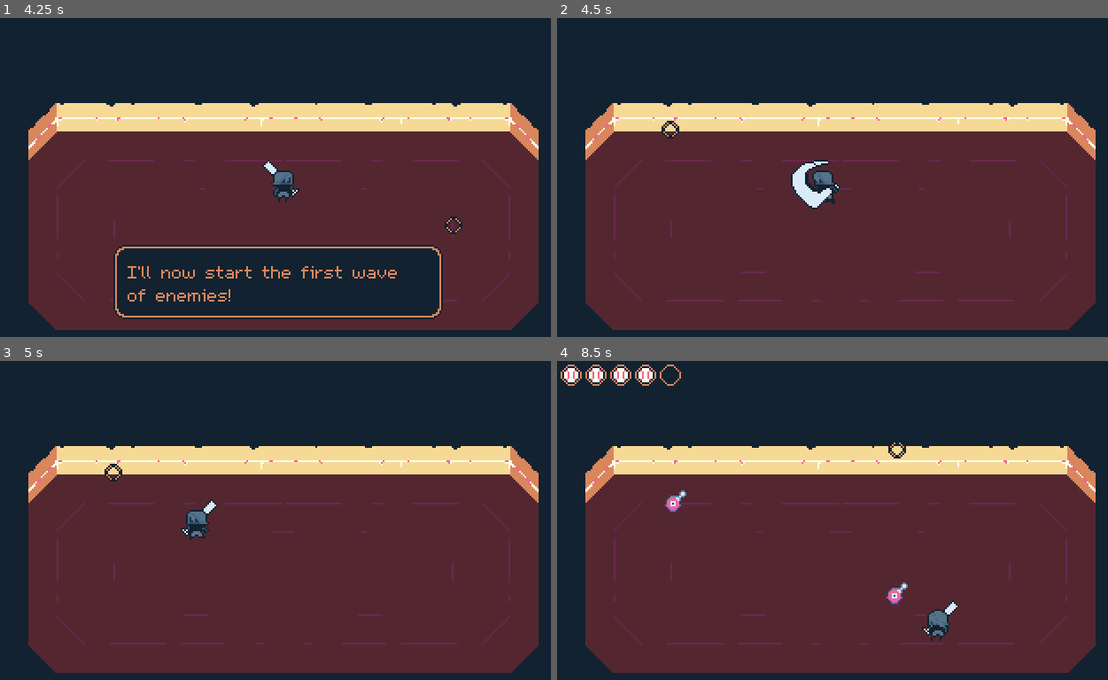
Above: before the commit, frames 1-4 (two rows, left to right).
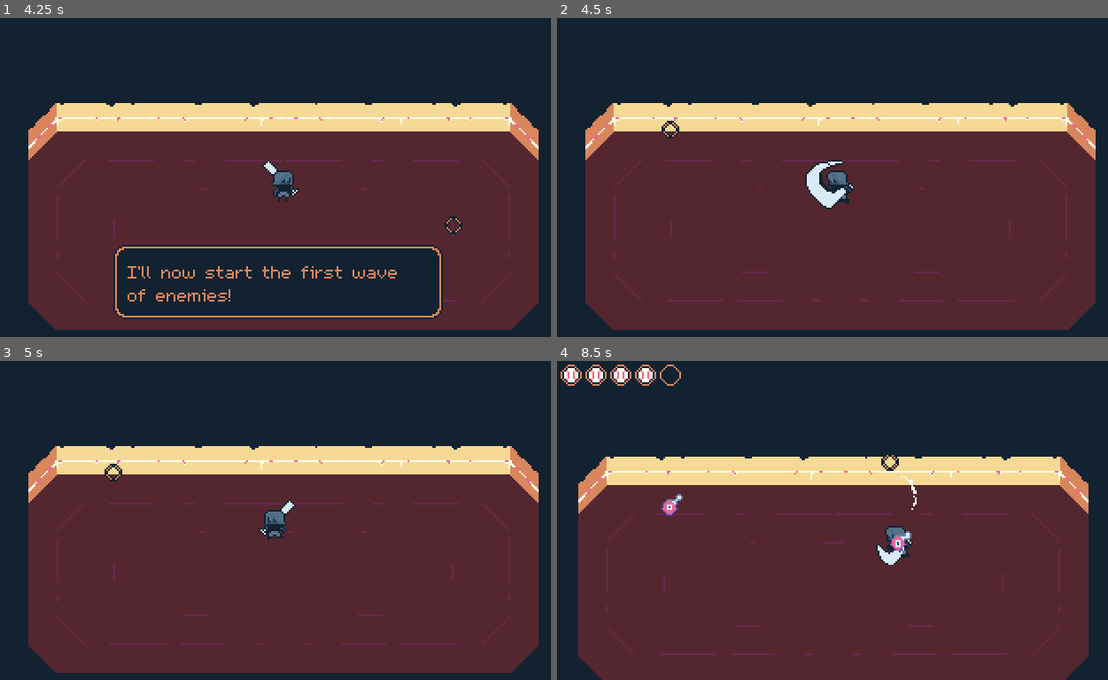
Above: after the commit, the same moments.

Repository: studio-starlight/brackeys-26-1
Game: Godot game, scene res://Scenes/Levels/game.tscn
Same seed, same stepped clock (60 frames per second), same inputs: the game is played once before the commit and once after it.
Inputs (mouse positions are in pixels of both pictures, inside the frame that each line leads up to):
- Up to frame 1 (4.25 s): move the mouse to (407, 161) at 0.52 s; press the mouse at (407, 161) at 0.53 s; hold D (right) 0.53-1.28 s; move the mouse to (170, 193) at 1.27 s; release the mouse at (170, 193) at 1.28 s; hold S (down) 1.28-2.03 s; click (170, 193) at 1.35 s; tap Enter at 2 s; move the mouse to (341, 107) at 2.02 s; press the mouse at (341, 107) at 2.03 s; hold D (right) 2.03-2.78 s; move the mouse to (253, 241) at 2.77 s; release the mouse at (253, 241) at 2.78 s; hold W (up) 2.78-3.53 s; click (253, 241) at 2.85 s; move the mouse to (451, 225) at 3.52 s; press the mouse at (451, 225) at 3.53 s; hold A (left) from 3.53 s (still down)
- Up to frame 2 (4.5 s): keep holding A (left); tap Space at 4.25 s; move the mouse to (672, 129) at 4.27 s; release the mouse at (672, 129) at 4.28 s; click (672, 129) at 4.35 s
- Up to frame 3 (5 s): keep holding A (left)
- Up to frame 4 (8.5 s): move the mouse to (871, 520) at 5.02 s; release A (left) at 5.03 s; press the mouse at (871, 520) at 5.03 s; hold S (down) 5.03-5.78 s; move the mouse to (755, 440) at 5.77 s; release the mouse at (755, 440) at 5.78 s; hold D (right) 5.78-6.53 s; click (755, 440) at 5.85 s; move the mouse to (964, 504) at 6.52 s; press the mouse at (964, 504) at 6.53 s; hold W (up) 6.53-7.28 s; move the mouse to (727, 536) at 7.27 s; release the mouse at (727, 536) at 7.28 s; hold D (right) 7.28-8.03 s; click (727, 536) at 7.35 s; move the mouse to (898, 450) at 8.02 s; press the mouse at (898, 450) at 8.03 s; hold S (down) from 8.03 s (still down)

Frame 1 is identical in both runs. In frame 2, 1.2% of the frame differs, in the area x 42-55%, y 44-60%; in frame 3, 0.8%; in frame 4, 14%, in the area x 3-98%, y 25-100%.

Commit message:
Improved Enemy and Player

Diff:
--- a/Resources/Stats/enemy_charger.tres
+++ /dev/null
@@ -1,11 +0,0 @@
-[gd_resource type="Resource" script_class="Stats" format=3 uid="uid://d4d4fi1t8gvle"]
-
-[ext_resource type="Script" uid="uid://cf607d0xssiui" path="res://Resources/Stats/stats.gd" id="1_ji2cu"]
-
-[resource]
-script = ExtResource("1_ji2cu")
-health = 20.0
-speed = 10.0
-defense = 5.0
-attack = 2.0
-metadata/_custom_type_script = "uid://cf607d0xssiui"
--- /dev/null
+++ b/Resources/Stats/player_stats.tres
@@ -0,0 +1,10 @@
+[gd_resource type="Resource" script_class="Stats" format=3 uid="uid://c7ul7ftey5mdn"]
+
+[ext_resource type="Script" uid="uid://cf607d0xssiui" path="res://Resources/Stats/stats.gd" id="1_o5hs6"]
+
+[resource]
+script = ExtResource("1_o5hs6")
+max_health = 5.0
+speed = 50.0
+attack = 5.0
+metadata/_custom_type_script = "uid://cf607d0xssiui"
--- a/Resources/Stats/basic_enemy.tres
+++ b/Resources/Stats/runner_stats.tres
@@ -1,10 +1,10 @@
 [gd_resource type="Resource" script_class="Stats" format=3 uid="uid://ke6bxpf02nq4"]
 
-[ext_resource type="Script" uid="uid://cf607d0xssiui" path="res://Resources/Stats/stats.gd" id="1_6e2yf"]
+[ext_resource type="Script" uid="uid://cf607d0xssiui" path="res://Resources/Stats/stats.gd" id="1_fd13p"]
 
 [resource]
-script = ExtResource("1_6e2yf")
-health = 10.0
+script = ExtResource("1_fd13p")
+max_health = 10.0
 speed = 30.0
 defense = 2.0
 attack = 1.0
--- a/Resources/Stats/stats.gd
+++ b/Resources/Stats/stats.gd
@@ -1,6 +1,7 @@
 class_name Stats
 extends Resource
 
+@export var max_health : float
 @export var health : float
 @export var speed : float
 @export var defense : float
--- a/Scenes/Components/deal_damage_box.tscn
+++ b/Scenes/Components/deal_damage_box.tscn
@@ -5,4 +5,5 @@
 [node name="DealDamageBox" type="Area2D" unique_id=2073182161]
 collision_layer = 0
 collision_mask = 0
+monitoring = false
 script = ExtResource("1_3cjow")
--- a/Scenes/Components/take_damage_box.tscn
+++ b/Scenes/Components/take_damage_box.tscn
@@ -5,4 +5,5 @@
 [node name="TakeDamageBox" type="Area2D" unique_id=278541483]
 collision_layer = 32
 collision_mask = 16
+monitorable = false
 script = ExtResource("1_4y1gb")
--- a/Scenes/Objects/basic_enemy.tscn
+++ b/Scenes/Objects/basic_enemy.tscn
@@ -1,7 +1,7 @@
 [gd_scene format=3 uid="uid://bixy7vhwh12a1"]
 
 [ext_resource type="Script" uid="uid://1odx7l7jfai7" path="res://Scripts/Objects/enemy.gd" id="1_hn8a1"]
-[ext_resource type="Resource" uid="uid://ke6bxpf02nq4" path="res://Resources/Stats/basic_enemy.tres" id="2_y5xve"]
+[ext_resource type="Resource" uid="uid://ke6bxpf02nq4" path="res://Resources/Stats/runner_stats.tres" id="2_y5xve"]
 [ext_resource type="Texture2D" uid="uid://clqc577hc7fxh" path="res://Graphics/Characters/sprite_enemy_lolli.png" id="3_hn8a1"]
 [ext_resource type="PackedScene" uid="uid://bwyviu5nv8hh" path="res://Scenes/Components/take_damage_box.tscn" id="4_w3cqj"]
 [ext_resource type="Script" uid="uid://bu5qonx66myey" path="res://Scripts/Components/deal_damage_box.gd" id="5_1go4f"]
@@ -197,7 +197,7 @@
 collision_layer = 4
 motion_mode = 1
 script = ExtResource("1_hn8a1")
-enemy_stats = ExtResource("2_y5xve")
+stats = ExtResource("2_y5xve")
 
 [node name="Sprite" type="Sprite2D" parent="." unique_id=1578816072]
 texture = ExtResource("3_hn8a1")
@@ -215,7 +215,7 @@
 collision_mask = 2
 
 [node name="Shape" type="CollisionShape2D" parent="DetectArea" unique_id=1252251998]
-position = Vector2(0, -4)
+position = Vector2(0, -8)
 shape = SubResource("CircleShape2D_y5xve")
 
 [node name="TakeDamageBox" parent="." unique_id=278541483 node_paths=PackedStringArray("parent") instance=ExtResource("4_w3cqj")]
@@ -226,10 +226,11 @@
 position = Vector2(0, -8)
 shape = SubResource("RectangleShape2D_8ypxt")
 
-[node name="DealDamageBox" type="Area2D" parent="." unique_id=1742678038]
+[node name="DealDamageBox" type="Area2D" parent="." unique_id=1742678038 node_paths=PackedStringArray("parent")]
 collision_layer = 64
 collision_mask = 32
 script = ExtResource("5_1go4f")
+parent = NodePath("..")
 metadata/_custom_type_script = "uid://bu5qonx66myey"
 
 [node name="Shape" type="CollisionShape2D" parent="DealDamageBox" unique_id=1527766981]
--- a/Scenes/Objects/player.tscn
+++ b/Scenes/Objects/player.tscn
@@ -1,6 +1,7 @@
 [gd_scene format=3 uid="uid://cogo3u23uwhnl"]
 
 [ext_resource type="Script" uid="uid://c5d3035cnxjdt" path="res://Scripts/Objects/player.gd" id="1_4qkr3"]
+[ext_resource type="Resource" uid="uid://c7ul7ftey5mdn" path="res://Resources/Stats/player_stats.tres" id="2_dfgsd"]
 [ext_resource type="Texture2D" uid="uid://de0myqc5p7lye" path="res://Graphics/Characters/sprite_player.png" id="2_picsy"]
 [ext_resource type="PackedScene" uid="uid://bwyviu5nv8hh" path="res://Scenes/Components/take_damage_box.tscn" id="3_picsy"]
 
@@ -76,7 +77,7 @@
 "transitions": PackedFloat32Array(1),
 "values": [{
 "args": [],
-"method": &"_attack"
+"method": &"_spawn_attack"
 }]
 }
 
@@ -242,6 +243,7 @@
 collision_layer = 2
 motion_mode = 1
 script = ExtResource("1_4qkr3")
+stats = ExtResource("2_dfgsd")
 
 [node name="Pivot" type="Node2D" parent="." unique_id=1103317088]
 position = Vector2(0, -16)
@@ -274,5 +276,10 @@
 [node name="AttackTimer" type="Timer" parent="." unique_id=689959556]
 one_shot = true
 
+[node name="AttackBufferTimer" type="Timer" parent="." unique_id=323549521]
+one_shot = true
+
 [node name="KnockbackTimer" type="Timer" parent="." unique_id=564687180]
 one_shot = true
+
+[node name="invincibilityTimer" type="Timer" parent="." unique_id=2080194891]
--- a/Scripts/Components/deal_damage_box.gd
+++ b/Scripts/Components/deal_damage_box.gd
@@ -1,2 +1,10 @@
 class_name DealDamageBox
 extends Area2D
+
+@export var parent : Node2D
+
+var attack : float
+
+func _ready() -> void:
+	if parent != null:
+		attack = parent.stats.attack
--- a/Scripts/Components/take_damage_box.gd
+++ b/Scripts/Components/take_damage_box.gd
@@ -2,7 +2,3 @@
 extends Area2D
 
 @export var parent : CharacterBody2D
-
-func take_damage(damage_amount : float, attack_position : Vector2) -> void:
-	parent.take_damage(damage_amount, attack_position)
-	parent.apply_knockback(attack_position)
--- a/Scripts/Objects/attack.gd
+++ b/Scripts/Objects/attack.gd
@@ -17,14 +17,10 @@
 	return new_attack
 
 func _ready() -> void:
+	deal_damage_box.attack = damage
 	animator.connect("animation_finished", _on_attack_finished)
-	deal_damage_box.connect("area_entered", _on_attack)
 	look_at(get_global_mouse_position())
 	animator.play("attack")
 
 func _on_attack_finished(animation_name : String) -> void:
 	queue_free()
-
-func _on_attack(area : Area2D) -> void:
-	if area is TakeDamageBox:
-		area.take_damage(damage, player_position)
--- a/Scripts/Objects/base_enemy.gd
+++ b/Scripts/Objects/base_enemy.gd
@@ -4,6 +4,9 @@
 extends CharacterBody2D
 
 ## Base Enemy Class that other enemies inherit
+##
+## Enemies share certain traits and behaviours from which they
+## take from this class, no meant to be used directly.
 
 enum EnemyState {CHASE, ATTACK, HIT}
 const HIT_PARTICLES = preload("uid://drgkhnopj5ci0")
@@ -37,6 +40,8 @@
 
 # Public
 
+## Function to take damage, calls the _die() function when healthh is
+## less than or equal to zero
 func take_damage(damage_amount : float) -> void:
 	if health >= 0:
 		health -= damage_amount
--- a/Scripts/Objects/enemy.gd
+++ b/Scripts/Objects/enemy.gd
@@ -6,7 +6,7 @@
 # ========================================
 const HIT_PARTICLES = preload("uid://drgkhnopj5ci0")
 const DEATH_PARTICLES = preload("uid://btalbe5bl7hqm")
-@onready var deal_damage_box: DealDamageBox = $DealDamageBox
+@onready var take_damage_box: TakeDamageBox = $TakeDamageBox
 @onready var knockback_timer: Timer = $KnockbackTimer
 @onready var attack_timer: Timer = $AttackTimer
 @onready var hit_timer: Timer = $HitTimer
@@ -15,7 +15,7 @@
 @onready var hit_animator: AnimationPlayer = $HitAnimator
 @onready var detect_area: Area2D = $DetectArea
 @onready var sprite: Sprite2D = $Sprite
-@export var enemy_stats : Stats
+@export var stats : Stats
 var hit_time : float = 1.0
 var attack_speed : float = 110
 var attack_time : float = 0.2
@@ -38,19 +38,10 @@
 var rng = RandomNumberGenerator.new()
 var random_number
 
-func take_damage(damage_amount : int, damage_direction : Vector2) -> void:
+func take_damage(damage_amount) -> void:
 	health -= damage_amount
-
-	current_state = EnemyState.HIT
-	hit_timer.start(hit_time)
 	if health <= 0:
 		_die()
-	else:
-		hit_animator.play("hit")
-		var hit_particles = HIT_PARTICLES.instantiate()
-		hit_particles.rotation = get_angle_to(damage_direction) + PI
-		hit_particles.emitting = true
-		add_child(hit_particles)
 
 func apply_knockback(source_position : Vector2) -> void:
 	var force : float = 180
@@ -69,25 +60,25 @@
 	var y : float = kill_circle_center.y + sin(angle) * radius
 	return Vector2(x,y)
 
+func change_state(new_state : EnemyState) -> void:
+	var previous_state = current_state
+	current_state = new_state
+
 func _ready() -> void:
-	deal_damage_box.connect("area_entered", _on_attack)
 	knockback_timer.connect("timeout", _on_knockback_finished)
 	hit_timer.connect("timeout", _on_hit_finished)
 	attack_timer.connect("timeout", _on_attack_finished)
 	prepare_timer.connect("timeout", _on_prepare_finished)
 	detect_area.connect("body_entered", _on_detection_entered)
 	detect_area.connect("body_exited", _on_detection_exited)
-	health = enemy_stats.health
+	take_damage_box.connect("area_entered", _on_damage_box_entered)
+	health = stats.max_health
 	player = get_tree().get_first_node_in_group("player")
 
 	rng.randomize()
 
 	random_number = rng.randf()
 	target_position = get_circle_position(random_number)
-
-func _on_attack(area : Area2D) -> void:
-	if area is TakeDamageBox:
-		area.take_damage(enemy_stats.attack, global_position)
 
 func _physics_process(delta: float) -> void:
 	match current_state:
@@ -116,7 +107,7 @@
 	var circle_position = get_circle_position(random_number)
 	move_direction = circle_position - global_position
 	move_direction = move_direction.normalized()
-	velocity = move_direction * enemy_stats.speed
+	velocity = move_direction * stats.speed
 	move_and_slide()
 
 func _attack() -> void:
@@ -161,11 +152,11 @@
 	knockback = Vector2.ZERO
 
 func _on_hit_finished() -> void:
-	current_state = EnemyState.CHASE
+	change_state(EnemyState.CHASE)
 
 func _on_attack_finished() -> void:
 	is_attacking = false
-	current_state = EnemyState.CHASE
+	change_state(EnemyState.CHASE)
 
 func _on_prepare_finished() -> void:
 	is_preparing = false
@@ -178,3 +169,14 @@
 func _on_detection_exited(body : Node2D) -> void:
 	if body is Player:
 		player_is_in_range = false
+
+func _on_damage_box_entered(area : DealDamageBox) -> void:
+	var hit_particles = HIT_PARTICLES.instantiate()
+	var damage_direction = global_position - area.global_position
+	hit_particles.rotation = get_angle_to(damage_direction) + PI
+	hit_particles.emitting = true
+	hit_animator.call_deferred("play", "hit")
+	hit_timer.start(hit_time)
+	change_state(EnemyState.HIT)
+	take_damage(area.attack)
+	add_child(hit_particles)
--- a/Scripts/Objects/player.gd
+++ b/Scripts/Objects/player.gd
@@ -1,68 +1,79 @@
 class_name Player
 extends CharacterBody2D
 
-#=========================================
-# The main player controller that controls
-# player input and action
-# ========================================
+## The Player Controller
+##
+## The Player Controller takes input, manages the player state, and
+## executes certain behaviours depending on states and conditions
 
-const BASE_SPEED : float = 80
-const MAX_HEALTH : int = 5
-var health : int
+enum PlayerState {FREE, ATTACKING, HIT}
+@export var stats : Stats
+var current_state : PlayerState
 var disabled : bool = false
-var is_knockback : bool = false
-var is_attacking : bool = false
-var can_attack : bool = true
+var is_invincible : bool = false
 var facing_right : bool = true
 var move_direction : Vector2
-var base_damage : float = 5.0
 var attack_time : float = 0.4
+var invincibility_duration : float = 1.3
 var knockback : Vector2
 var knockback_time : float
 @onready var attack_timer: Timer = $AttackTimer
+@onready var attack_buffer_timer: Timer = $AttackBufferTimer
 @onready var knockback_timer: Timer = $KnockbackTimer
-@onready var hit_animator: AnimationPlayer = $HitAnimator
+@onready var invincibility_timer: Timer = $invincibilityTimer
+@onready var take_damage_box: TakeDamageBox = $TakeDamageBox
 @onready var pivot: Node2D = $Pivot
 @onready var animator: AnimationPlayer = $Animator
+@onready var hit_animator: AnimationPlayer = $HitAnimator
 
-func get_health() -> int:
-	return health
+func take_damage(damage_amount : int) -> void:
+	stats.health -= damage_amount
+	if stats.health <= 0:
+		_die()
 
-func take_damage(damage_amount : int, damage_directin : Vector2) -> void:
-	health -= damage_amount
-	EventBus.emit_signal("shake_camera", 8, 3)
+func apply_knockback(direction: Vector2) -> void:
+	var knockback_force : float = 10
+	var knockback_deceleration : float = 0.7
+	velocity = velocity.move_toward(direction * knockback_force, knockback_deceleration)
 
-	if health <= 0:
-		_die()
-	else:
-		hit_animator.call_deferred("play", "hit")
-
-func apply_knockback(source_position : Vector2) -> void:
-	var force : float = 50
-	var duration : float = 0.5
-	knockback = global_position - source_position
-	knockback = knockback.normalized() * force
-	knockback_time = duration
-	knockback_timer.start(knockback_time)
-	is_knockback = true
+func change_state(new_state : PlayerState) -> void:
+	var previous_state = current_state
+	current_state = new_state
 
 func _ready() -> void:
-	# connect signals
 	attack_timer.connect("timeout", _on_attack_finished)
 	knockback_timer.connect("timeout", _on_knockback_finished)
-	health = MAX_HEALTH
+	invincibility_timer.connect("timeout", _on_invincibility_finished)
+	take_damage_box.connect("area_entered", _on_damage_box_entered)
+	stats.health = stats.max_health
 
 func _physics_process(_delta: float) -> void:
 	if disabled:
 		animator.play("idle")
 		return
-	if is_knockback:
-		_handle_knockback()
-	else:
-		_handle_movement()
+	match current_state:
+		PlayerState.FREE:
+			_free_state()
+		PlayerState.ATTACKING:
+			_attacking_state()
+		PlayerState.HIT:
+			_hit_state()
+	_handle_animation()
+
+# State Logic
+
+func _free_state() -> void:
 	_handle_face_direction()
+	_handle_movement()
 	_handle_attack()
-	_handle_animation()
+
+func _attacking_state() -> void:
+	pass
+
+func _hit_state() -> void:
+	move_and_slide()
+
+# Basic Logic
 
 func _handle_movement() -> void:
 	move_direction = Input.get_vector("left", "right", "up", "down")
@@ -77,33 +88,26 @@
 		facing_right = true
 
 func _handle_attack() -> void:
-	if Input.is_action_pressed("attack") && can_attack && !is_attacking:
+	if Input.is_action_pressed("attack"):
 		animator.play("attack")
-		can_attack = false
-		is_attacking = true
-
-func _handle_knockback() -> void:
-	velocity = knockback
-	move_and_slide()
+		change_state(PlayerState.ATTACKING)
 
 func _handle_animation() -> void:
 	if facing_right:
 		$Sprite.flip_h = false
 	else:
 		$Sprite.flip_h = true
-	if is_knockback:
-		animator.play("hit")
-		return
-	elif is_attacking:
-		return
+	match current_state:
+		PlayerState.FREE:
+			if move_direction != Vector2.ZERO:
+				animator.play("run")
+			else:
+				animator.play("idle")
+		PlayerState.ATTACKING:
+			pass
 
-	if move_direction != Vector2.ZERO:
-		animator.play("run")
-	else:
-		animator.play("idle")
-
-func _attack() -> void:
-	var new_attack = Attack.new_attack(pivot.global_position, base_damage)
+func _spawn_attack() -> void:
+	var new_attack = Attack.new_attack(pivot.global_position, stats.attack)
 	attack_timer.start(attack_time)
 	get_parent().add_child(new_attack)
 
@@ -111,13 +115,25 @@
 	get_tree().call_deferred("reload_current_scene")
 
 func _calculate_speed() -> float:
-	var speed : float = BASE_SPEED
+	var speed : float = stats.speed
 	return speed
 
 func _on_attack_finished() -> void:
-	can_attack = true
-	is_attacking = false
+	change_state(PlayerState.FREE)
 
 func _on_knockback_finished() -> void:
-	is_knockback = false
 	knockback = Vector2.ZERO
+
+func _on_invincibility_finished() -> void:
+	is_invincible = false
+
+func _on_damage_box_entered(area : DealDamageBox) -> void:
+	if !is_invincible:
+		var knockback_direction = global_position - area.global_position
+		EventBus.emit_signal("shake_camera", 10, 5)
+		EventBus.emit_signal("slow_time", 0.5, 0.25)
+		is_invincible = true
+		invincibility_timer.start(invincibility_duration)
+		hit_animator.play("hit")
+		take_damage(area.attack)
+		apply_knockback(knockback_direction)
--- a/Scripts/Systems/game.gd
+++ b/Scripts/Systems/game.gd
@@ -6,6 +6,7 @@
 @onready var hud: HUD = $HUD
 @onready var player: Player = $Player
 @onready var cutscene_delay_timer: Timer = $CutsceneManager/CutsceneDelayTimer
+@onready var slow_mo_timer: Timer = $WaveManager/SlowMoTimer
 
 # Called when the node enters the scene tree for the first time.
 func _ready() -> void:
@@ -13,12 +14,14 @@
 	EventBus.connect("wave_end", _on_wave_end)
 	EventBus.connect("cutscene_start", _start_cutscene)
 	EventBus.connect("cutscene_end", _on_cutscene_end)
+	EventBus.connect("slow_time", _on_slow_time)
+	Engine.time_scale = 1.0
 	_start_cutscene()
 
 func _start_wave() -> void:
 	wave_manager.start_wave(GameManager.current_story_event)
-	hud.set_max_hearts(player.MAX_HEALTH)
-	player.health = player.MAX_HEALTH
+	hud.set_max_hearts(player.stats.max_health)
+	player.stats.health = player.stats.max_health
 	await get_tree().process_frame
 	hud.visible = true
 
@@ -34,3 +37,9 @@
 
 func _on_wave_end() -> void:
 	EventBus.emit_signal("cutscene_start")
+
+func _on_slow_time(slow_time : float, duration : float) -> void:
+	Engine.time_scale = slow_time
+	slow_mo_timer.start(duration)
+	await slow_mo_timer.timeout
+	Engine.time_scale = 1.0
--- a/Scripts/Systems/hud.gd
+++ b/Scripts/Systems/hud.gd
@@ -11,10 +11,10 @@
 func _ready() -> void:
 	if !player:
 		player = get_tree().get_first_node_in_group("player")
-	set_max_hearts(player.MAX_HEALTH)
+	set_max_hearts(player.stats.max_health)
 
 func _process(delta: float) -> void:
-	update_hearts(player.get_health())
+	update_hearts(player.stats.health)
 
 func set_max_hearts(max_hearts : int) -> void:
 	for child in health_bar.get_children():
--- a/project.godot
+++ b/project.godot
@@ -30,6 +30,9 @@
 
 [debug]
 
+gdscript/warnings/unused_variable=0
+gdscript/warnings/unused_local_constant=0
+gdscript/warnings/unused_private_class_variable=0
 gdscript/warnings/unused_parameter=0
 gdscript/warnings/unused_signal=0
 gdscript/warnings/shadowed_variable=0
